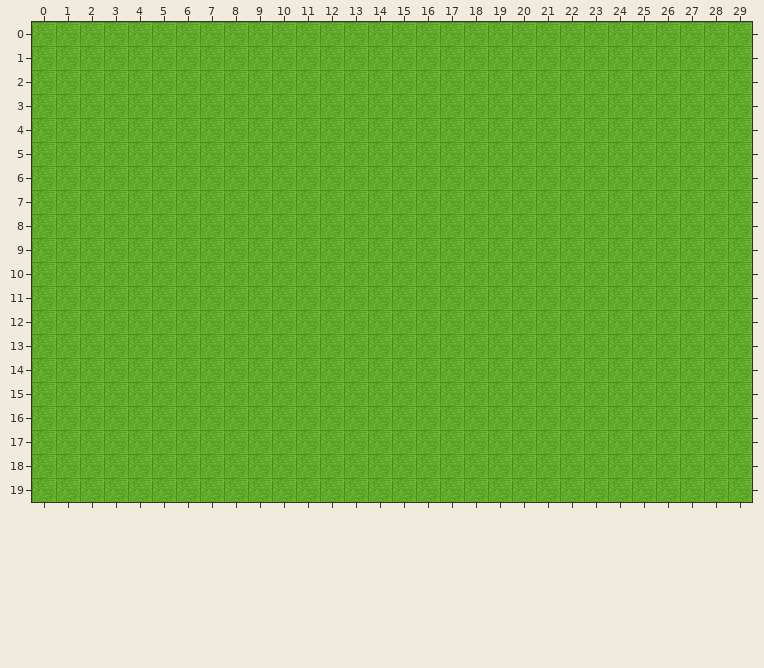
Two states of a Tiled map (JSON), testmap.tmj. Above, as it was before the edit.
Cells are 32x32 px. Shown: x 0..29, y 0..19.
The same view after the edit:
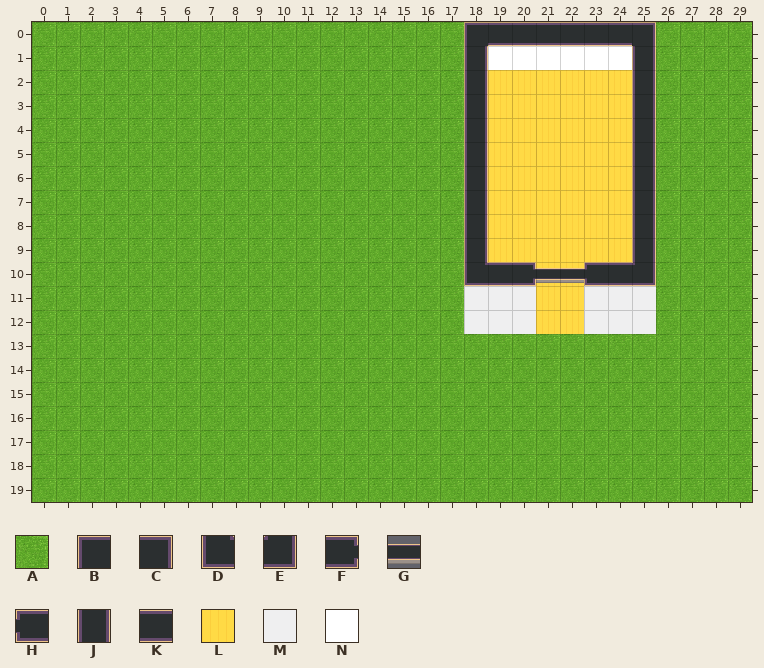
Key: from "WA_Exterior": A 625; from "WA_Room_Builder": B 25, C 26, D 53, E 54, F 63, G 64, H 65, J 102, K 104, L 201, M 203; from "WA_Special_Zones": N 0.
_ is an empty cell, # one hidden under a higher layer, . an unchanged one.
Tiles of an added or newly shown layer are drawn over the layers below it.
The exact change:
--- layer "floor/floor1"
@@ x 18..25 @@
- 0 AAAAAAAA
- 1 AAAAAAAA
- 2 AAAAAAAA
- 3 AAAAAAAA
- 4 AAAAAAAA
- 5 AAAAAAAA
- 6 AAAAAAAA
- 7 AAAAAAAA
- 8 AAAAAAAA
- 9 AAAAAAAA
-10 AAAAAAAA
-11 ...AA...
-12 ...AA...
+ 0 ########
+ 1 #NNNNNN#
+ 2 #LLLLLL#
+ 3 #LLLLLL#
+ 4 #LLLLLL#
+ 5 #LLLLLL#
+ 6 #LLLLLL#
+ 7 #LLLLLL#
+ 8 #LLLLLL#
+ 9 #LLLLLL#
+10 ###LL###
+11 ...LL...
+12 ...LL...
--- layer "wall/wall" (added)
@@ x 18..25 @@
- 0 ________
- 1 _......_
- 2 _......_
- 3 _......_
- 4 _......_
- 5 _......_
- 6 _......_
- 7 _......_
- 8 _......_
- 9 _......_
-10 ________
-11 ___..___
-12 ___..___
+ 0 BKKKKKKC
+ 1 J......J
+ 2 J......J
+ 3 J......J
+ 4 J......J
+ 5 J......J
+ 6 J......J
+ 7 J......J
+ 8 J......J
+ 9 J......J
+10 DKFGGHKE
+11 MMM..MMM
+12 MMM..MMM
Boxes around the changes in both pictures, in picture pixels (x1, y1, x2, y2):
changed: (464, 22, 656, 334)
